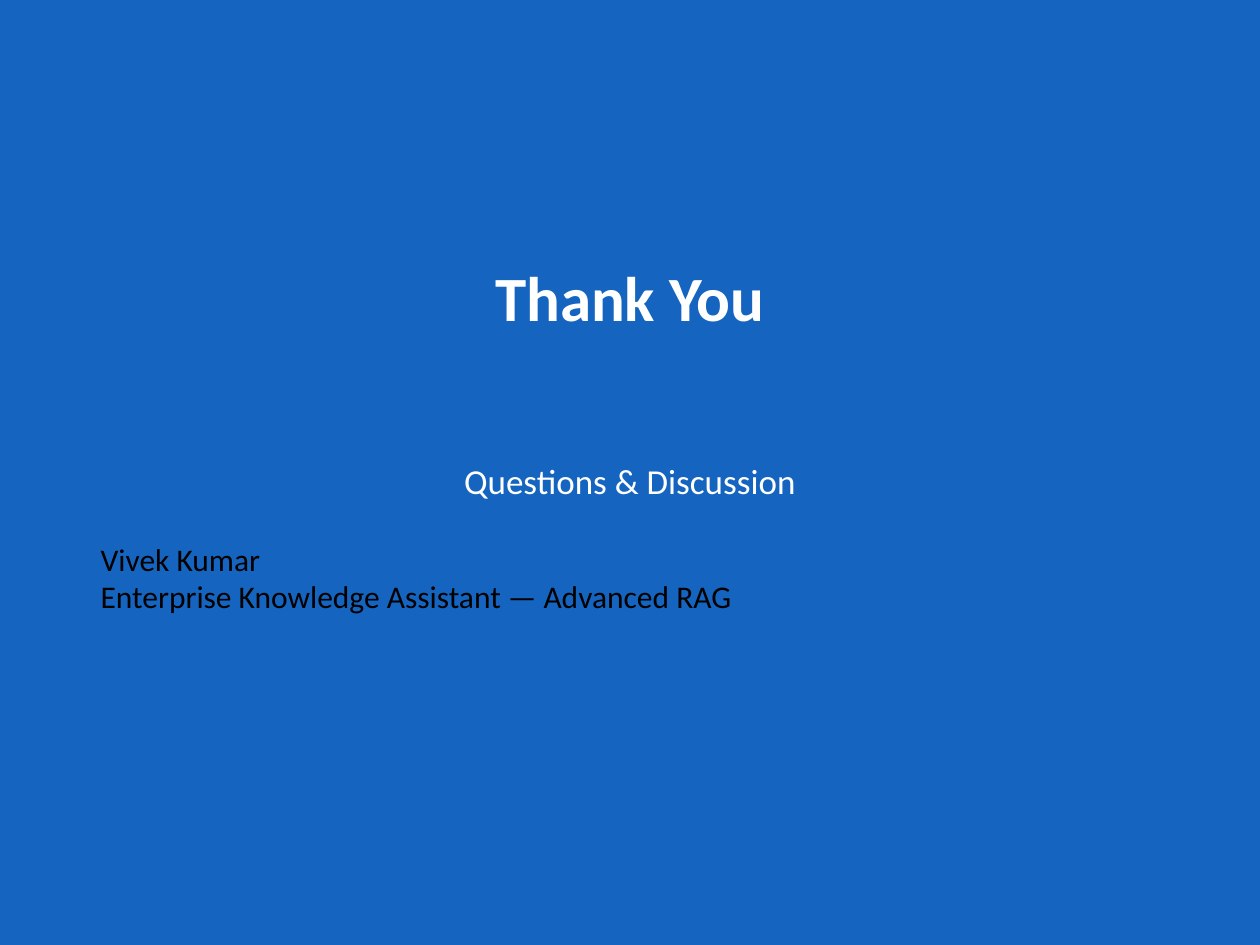
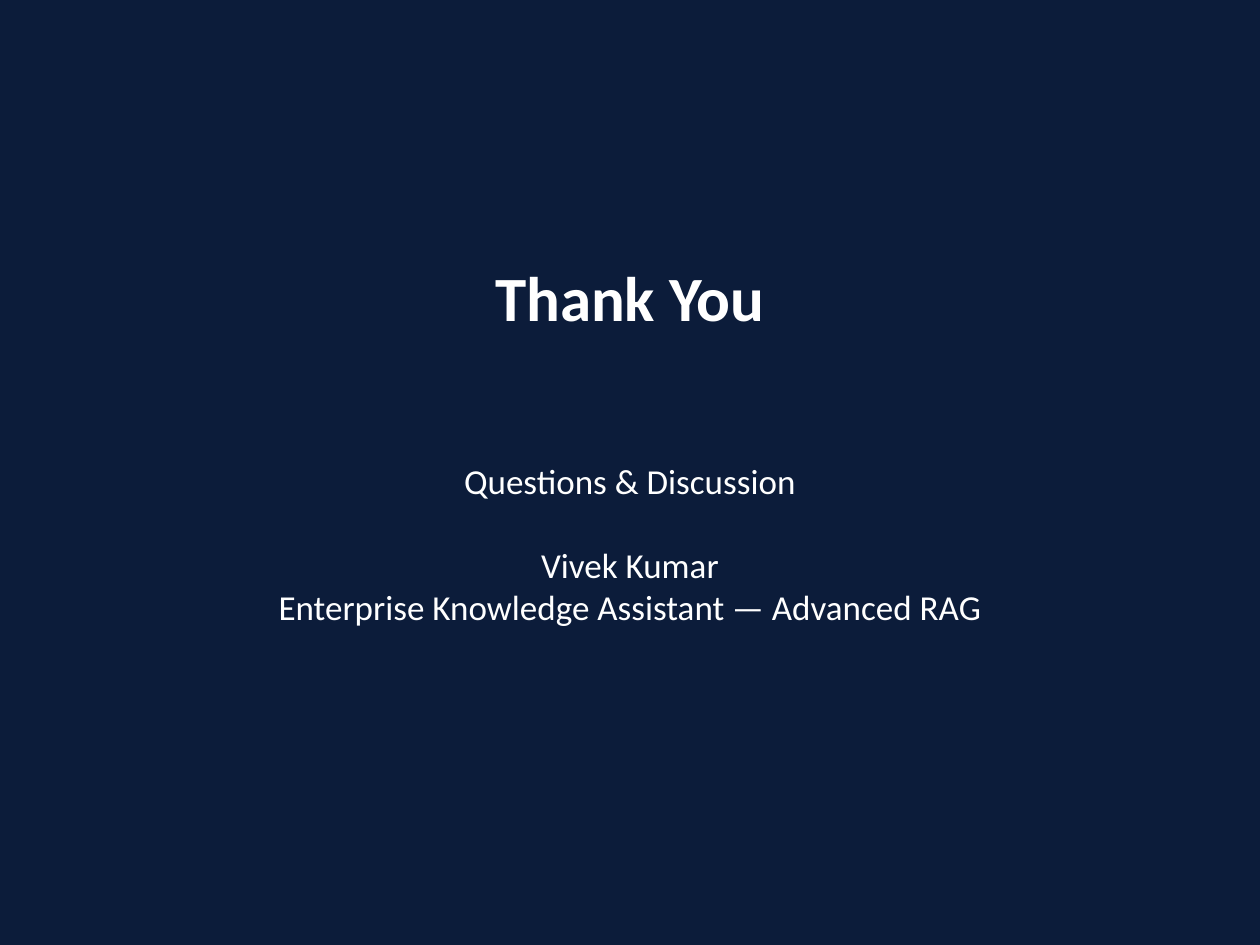
Before and after one commit to vivekkumar-io/iit-patna, a slide deck: slide 11 of SubmissionDocument/Enterprise_Knowledge_Assistant_Vivek_kumar.pptx (slide 17 before the commit). Drawn at 1260x945 pixels with LibreOffice and Linux fonts; fonts in the diff are those of the drawing; background and template pictures are left out; a plain dark background stands for a picture behind light text. Boxes give left, top, right and bottom in pixels: in the first picture for what was removed or moved away, otherwise in the second. Text is boxed around its words. In the diff, an @@ line names an element or a change of style, - is before the commit and + after.

```diff
--- a/SubmissionDocument/Enterprise_Knowledge_Assistant_Vivek_kumar.pptx
+++ b/SubmissionDocument/Enterprise_Knowledge_Assistant_Vivek_kumar.pptx
@@ background #1565C0 to picture (left out) @@
@@ rectangle added at <box>0,0,1260,945</box>, fill #0C1C3A @@
@@ text at <box>279,470,981,626</box>: text changed; size 18 to 20 pt; text colour #000000 to #FFFFFF @@
-Questions & Discussion
-Vivek Kumar
-Enterprise Knowledge Assistant — Advanced RAG
+Questions & Discussion
+Vivek Kumar
+Enterprise Knowledge Assistant — Advanced RAG
```
Also in this commit, not shown: 8 other slides changed, 2 slides added, 8 slides removed.
